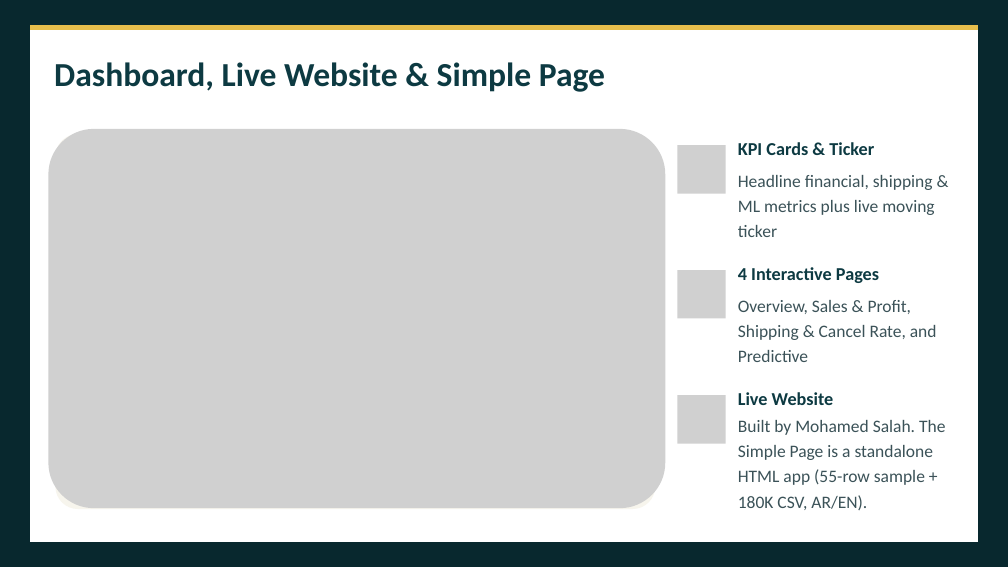
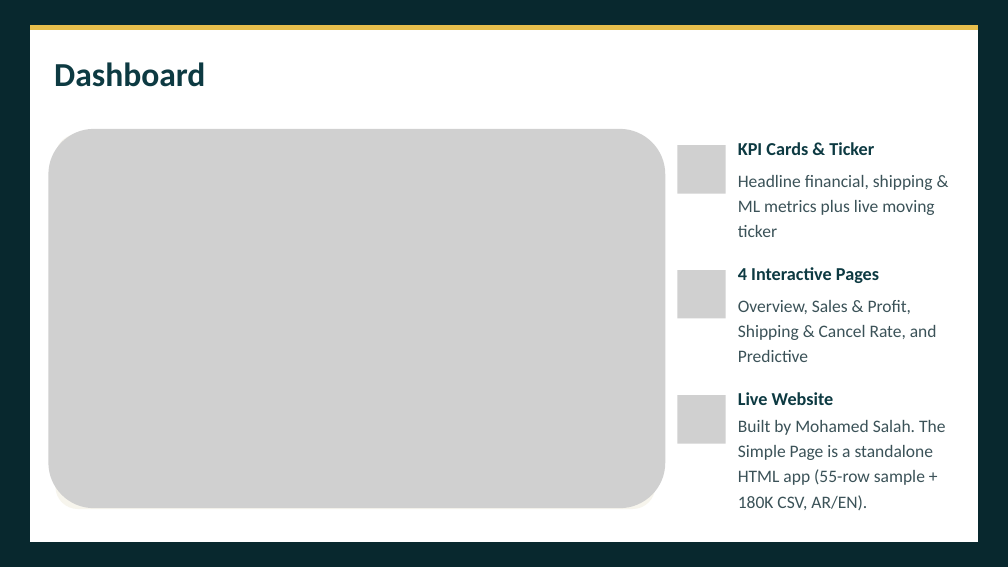
Before and after one commit to Team5-Depi/Supply-Chain-Dataset-Analysis-Final_Project, a slide deck: slide 12 of Presentation/Supply_Chain_Dataset_Analysis_Presentation.pptx. Drawn at 1008x567 pixels with LibreOffice and Linux fonts; fonts in the diff are those of the drawing; grey boxes stand for pictures. Boxes give left, top, right and bottom in pixels: in the first picture for what was removed or moved away, otherwise in the second. Text is boxed around its words. In the diff, an @@ line names an element or a change of style, - is before the commit and + after.

Commit message:
Spell Donya, slide 12 title Dashboard

```diff
--- a/Presentation/Supply_Chain_Dataset_Analysis_Presentation.pptx
+++ b/Presentation/Supply_Chain_Dataset_Analysis_Presentation.pptx
@@ text at (54, 62, 205, 87): text changed @@
-Dashboard, Live Website & Simple Page
+Dashboard
```
Also in this commit, not shown: 2 other slides changed, 2 other files.
